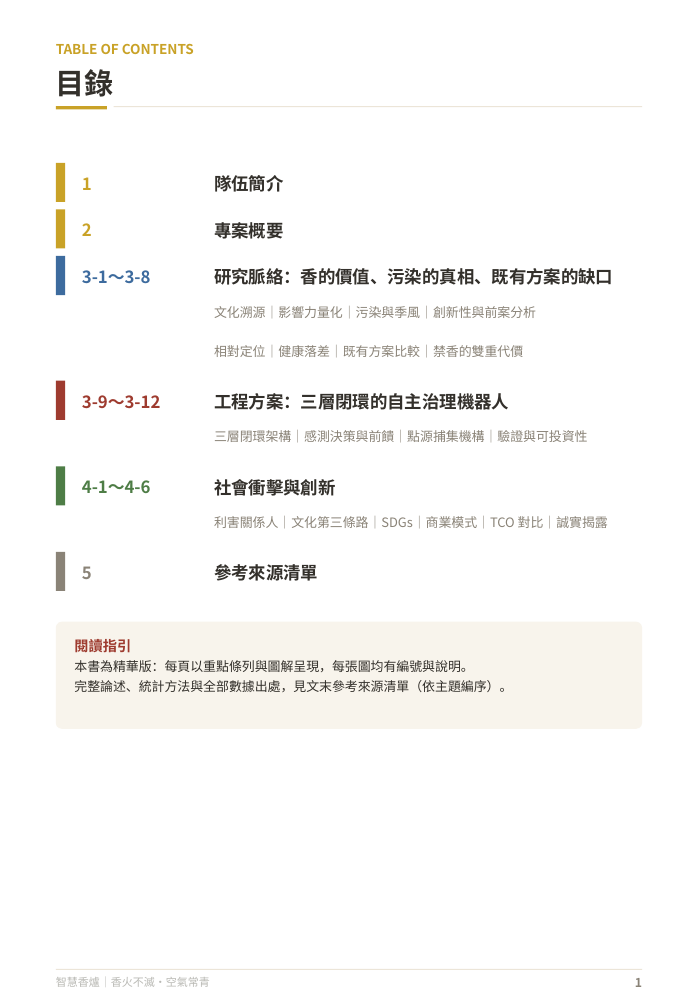
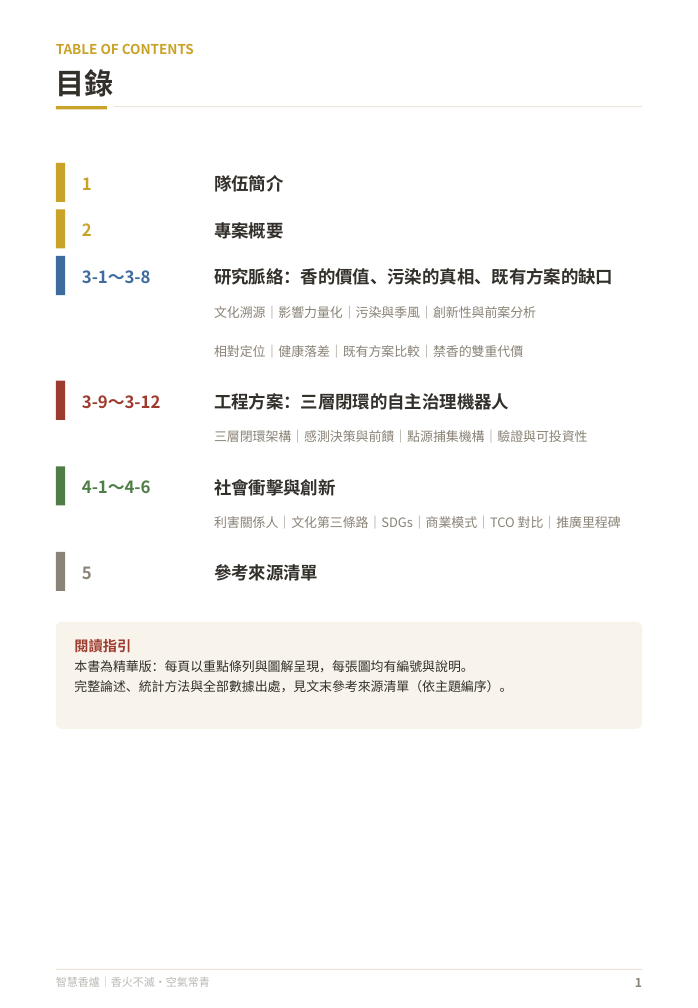
Before and after one commit to feihong9487/WRO2026, a slide deck: slide 2 of 簡報/未來新創家＿高中職組_v3.pptx. Drawn at 698x1008 pixels with LibreOffice and Linux fonts; fonts in the diff are those of the drawing. Boxes give left, top, right and bottom in pixels: in the first picture for what was removed or moved away, otherwise in the second. Text is boxed around its words. In the diff, an @@ line names an element or a change of style, - is before the commit and + after.

```diff
--- a/簡報/未來新創家＿高中職組_v3.pptx
+++ b/簡報/未來新創家＿高中職組_v3.pptx
@@ text at [214,516,621,528]: text changed @@
-利害關係人｜文化第三條路｜SDGs｜商業模式｜TCO 對比｜誠實揭露
+利害關係人｜文化第三條路｜SDGs｜商業模式｜TCO 對比｜推廣里程碑
```
Also in this commit, not shown: 18 other slides changed, 5 other files.
